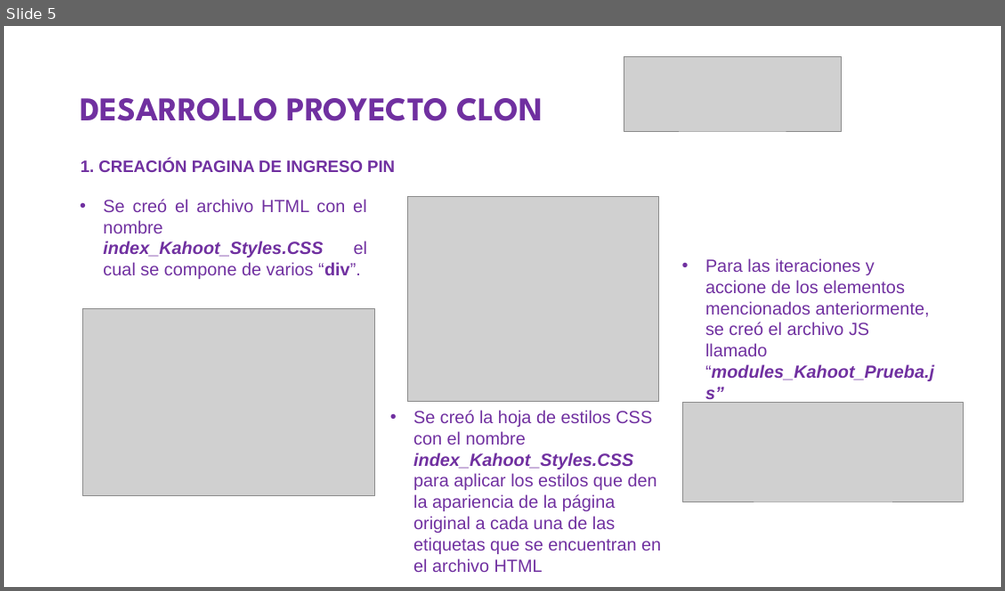
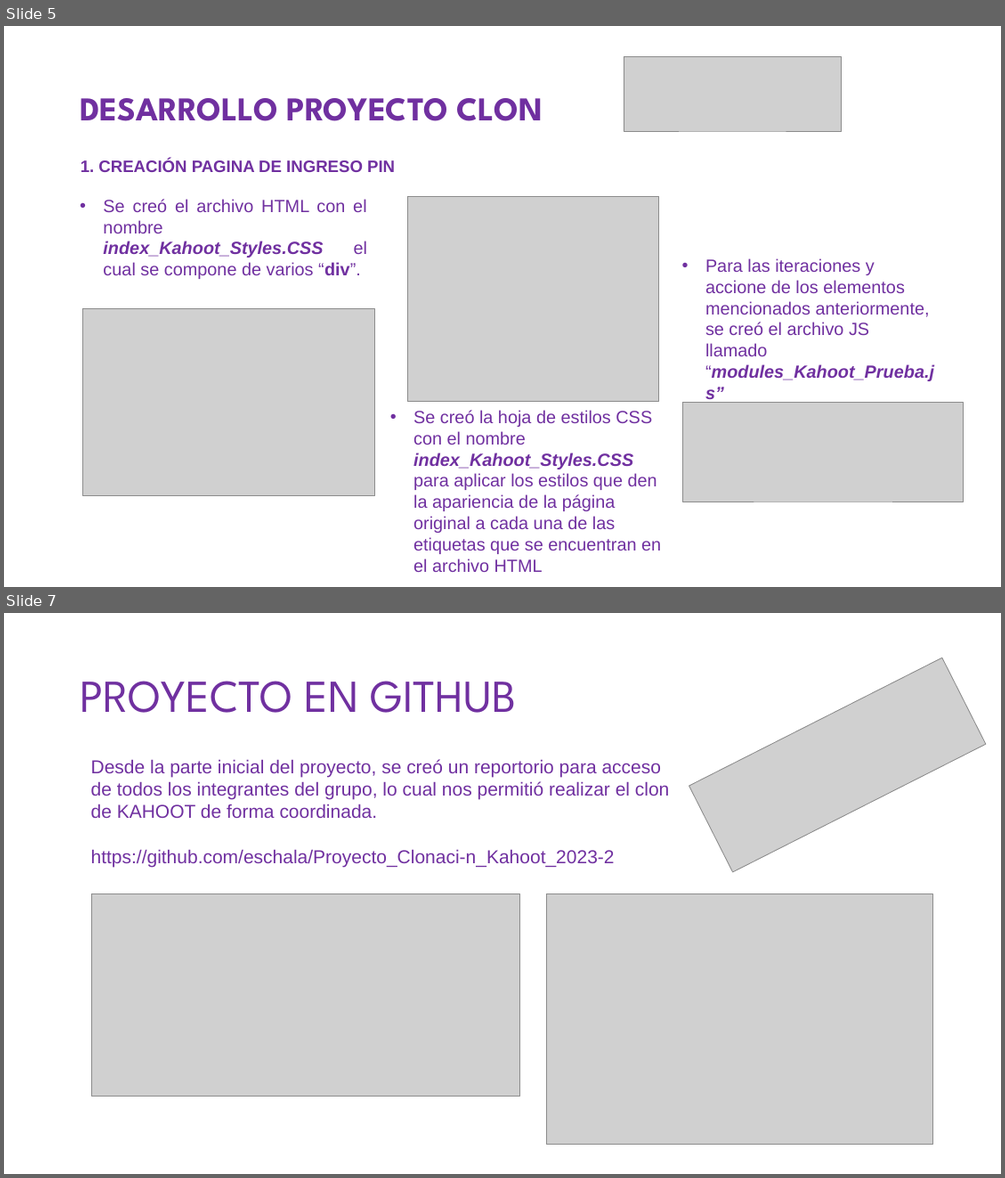
Before and after one commit to eschala/Proyecto_Clonaci-n_Kahoot_2023-2, a slide deck: Kahoot_Files_Beta_ADL/Presentacion CLON KAHOOT.pptx. Shown one above the other, each under a label of ours: slide 5 before the commit, slides 5 and 7 after it; the slides between them are not shown. The pictures are 1005x591 and 1005x1178 pixels, drawn with LibreOffice and Linux fonts; fonts in the diff are those of the drawing; grey boxes stand for pictures. Boxes give left, top, right and bottom in pixels: in the first picture for what was removed or moved away, otherwise in the second. Text is boxed around its words. In the diff, an @@ line names an element or a change of style, - is before the commit and + after.

```diff
--- a/Kahoot_Files_Beta_ADL/Presentacion CLON KAHOOT.pptx
+++ b/Kahoot_Files_Beta_ADL/Presentacion CLON KAHOOT.pptx
@@ slide 7 added at (x1=4, y1=613, x2=1001, y2=1174), background #FFFFFF @@
@@ picture added at (x1=689, y1=657, x2=986, y2=871) @@
@@ title added at (x1=80, y1=681, x2=516, y2=713), 44 pt, text #7030A0 @@
+PROYECTO EN GITHUB
@@ text added at (x1=91, y1=759, x2=670, y2=867), 18 pt, text #7030A0 @@
+Desde la parte inicial del proyecto, se creó un reportorio para acceso de todos los integrantes del grupo, lo cual nos permitió realizar el clon de KAHOOT de forma coordinada.
+https://github.com/eschala/Proyecto_Clonaci-n_Kahoot_2023-2
@@ picture added at (x1=91, y1=893, x2=520, y2=1096) @@
@@ picture added at (x1=546, y1=893, x2=933, y2=1144) @@
```
Also in this commit, not shown: 3 slides changed, 2 other slides added.
